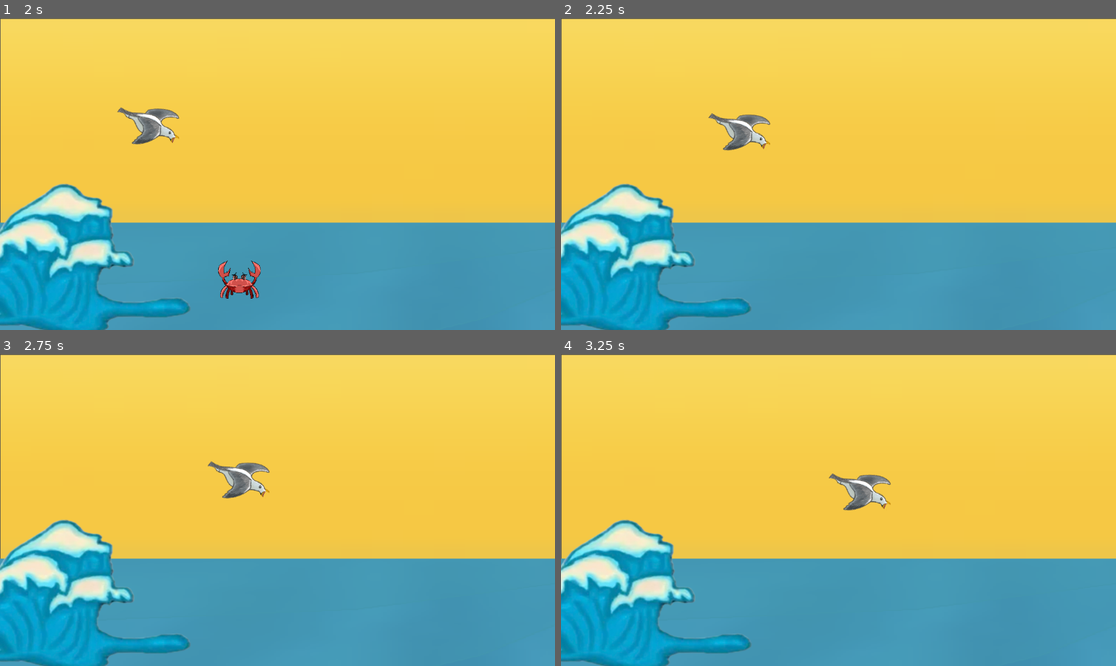
Above: before the commit, frames 1-4 (two rows, left to right).
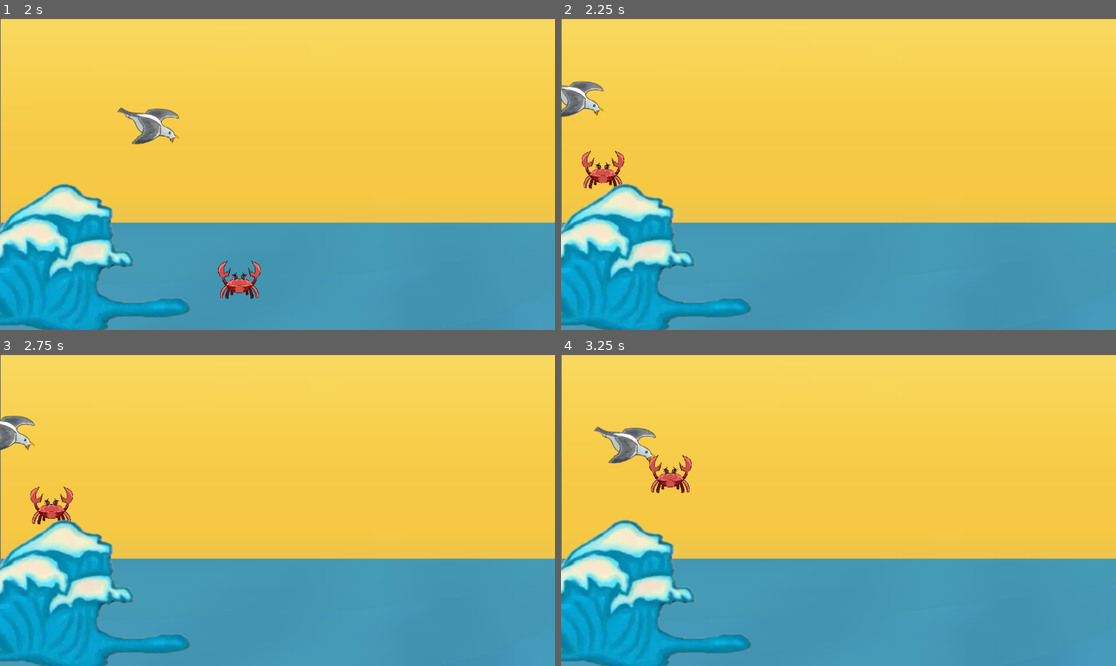
Above: after the commit, the same moments.

Repository: CISC204-S26/final-project-team-3
Game: Godot game, scene res://scene_1.tscn
Same seed, same stepped clock (60 frames per second), same inputs: the game is played once before the commit and once after it.
Inputs:
- Up to frame 1 (2 s): tap Enter (ui_accept) at 0.5, 0.77, 1.52 s; hold D (Crab right) from 0.53 s (still down)
- Up to frame 2 (2.25 s): release D (Crab right) at 2.03 s; hold A (Crab left) from 2.03 s (still down)
- Up to frame 3 (2.75 s): keep holding A (Crab left)
- Up to frame 4 (3.25 s): release A (Crab left) at 2.78 s; hold D (Crab right) from 2.78 s (still down); tap Enter (ui_accept) at 3.02 s

Frame 1 is identical in both runs. In frame 2, 1.8% of the frame differs, in the area x 0-38%, y 20-55%; in frame 3, 1.6%; in frame 4, 1.9%, in the area x 5-60%, y 23-51%.

Commit message:
added boundaries for crab

Diff:
--- a/final_project_all_together_now/player_1(crab)(w_physics).gd
+++ b/final_project_all_together_now/player_1(crab)(w_physics).gd
@@ -28,3 +28,8 @@
 func _on_area_2d_body_entered(body: Node2D) -> void:
 	if body.name == "crab":
 		get_tree().change_scene_to_file("res://scene_1.tscn")
+
+
+func _on_crab_boundary_body_entered(body: Node2D) -> void:
+	if body.name == "crab":
+		get_tree().change_scene_to_file("res://scene_1.tscn")
--- a/final_project_all_together_now/scene_1.tscn
+++ b/final_project_all_together_now/scene_1.tscn
@@ -30,6 +30,12 @@
 
 [sub_resource type="RectangleShape2D" id="RectangleShape2D_jl8ns"]
 size = Vector2(14.288656, 13.544304)
+
+[sub_resource type="RectangleShape2D" id="RectangleShape2D_t0rxu"]
+size = Vector2(1176, 20)
+
+[sub_resource type="RectangleShape2D" id="RectangleShape2D_2fno3"]
+size = Vector2(25, 669)
 
 [node name="Scene 1" type="Node2D" unique_id=1913310543]
 
@@ -106,4 +112,15 @@
 shape = SubResource("RectangleShape2D_jl8ns")
 script = ExtResource("9_2fno3")
 
+[node name="crab boundary" type="Area2D" parent="." unique_id=185975224]
+
+[node name="CollisionShape2D" type="CollisionShape2D" parent="crab boundary" unique_id=889884496]
+position = Vector2(577, 660)
+shape = SubResource("RectangleShape2D_t0rxu")
+
+[node name="CollisionShape2D2" type="CollisionShape2D" parent="crab boundary" unique_id=321008874]
+position = Vector2(2.5, 324.5)
+shape = SubResource("RectangleShape2D_2fno3")
+
 [connection signal="body_entered" from="Area2D" to="crab" method="_on_area_2d_body_entered"]
+[connection signal="body_entered" from="crab boundary" to="crab" method="_on_crab_boundary_body_entered"]
